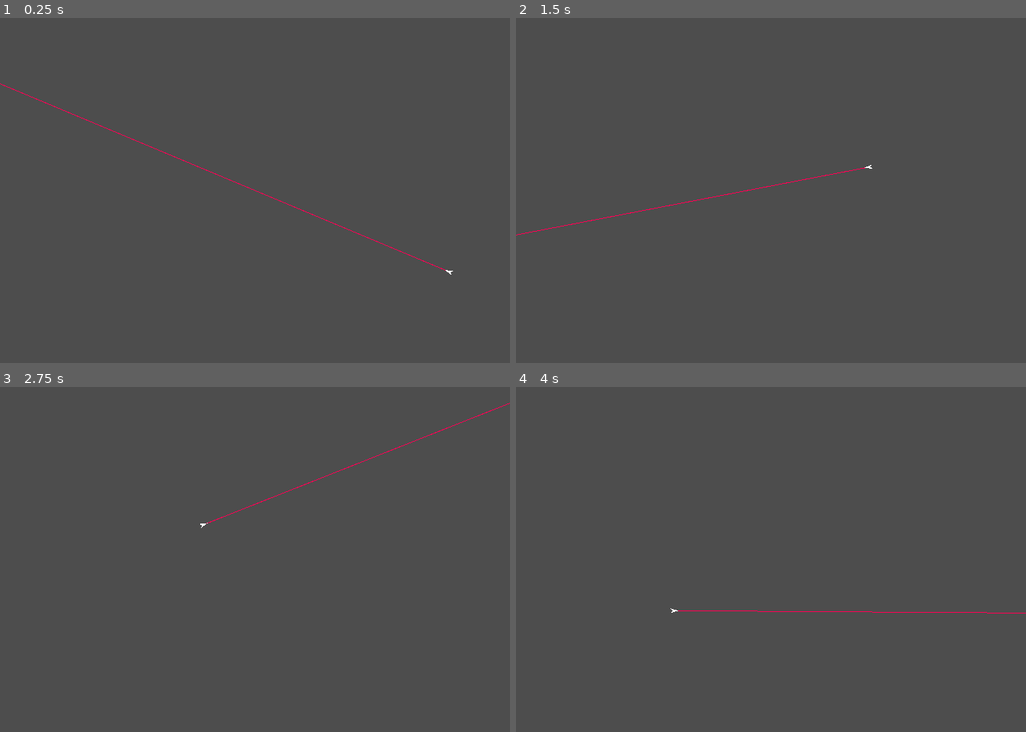
Above: before the commit, frames 1-4 (two rows, left to right).
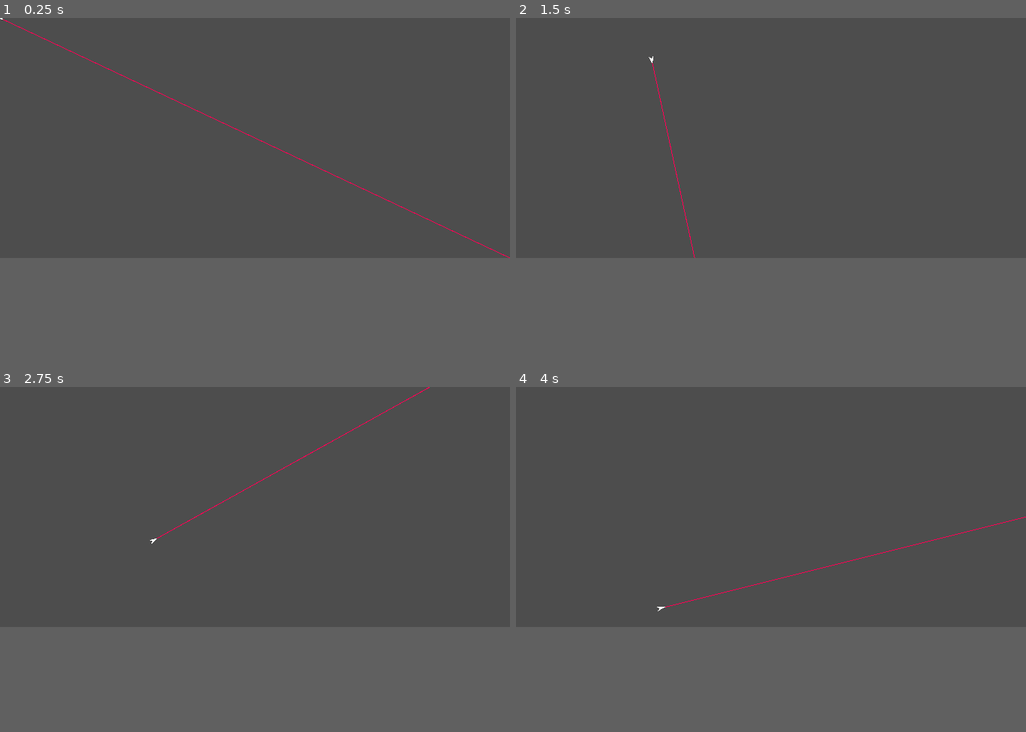
Above: after the commit, the same moments.

Repository: liaaliz/nebulosa
Game: Godot game, scene res://Player.tscn
Two runs of this game, one before a commit and one after it. Both use one fixed random seed, a clock stepped at 60 frames per second and the inputs below. The project has no main scene, so this scene is started directly.
Inputs (mouse positions are in pixels of both pictures, inside the frame that each line leads up to):
- Up to frame 1 (0.25 s): no input
- Up to frame 2 (1.5 s): tap Enter at 0.5 s; move the mouse to (883, 173) at 0.52 s; hold Space (boost) 0.53-1.28 s; move the mouse to (669, 207) at 1.27 s; click (669, 207) at 1.35 s
- Up to frame 3 (2.75 s): move the mouse to (306, 483) at 2.02 s; hold Space (boost) from 2.03 s (still down)
- Up to frame 4 (4 s): move the mouse to (745, 628) at 2.77 s; release Space (boost) at 2.78 s; click (745, 628) at 2.85 s; move the mouse to (924, 611) at 3.52 s; hold Space (boost) from 3.53 s (still down)
In our replay, the window is 680x460 before the commit and 680x320 after it. These sizes can differ from the game's own. Grey fills any space a smaller window leaves; there, only what the larger window draws over its background counts as a difference.

The runs differ from the first frame. In frame 1, 0.4% of the frame differs, in the area x 0-100%, y 0-75%; in frame 2, 0.3%; in frame 3, 0.3%; in frame 4, 0.3%.

Commit message:
feat add metaball shader
Now I only need to make a collision map(???) around the player (????)
and check for the pixels around it.

Diff:
--- a/nebula/nebula/Player.tscn
+++ b/nebula/nebula/Player.tscn
@@ -5,7 +5,6 @@
 [node name="Player" type="Node2D"]
 
 [node name="Body" type="CharacterBody2D" parent="."]
-position = Vector2(598, 338)
 motion_mode = 1
 slide_on_ceiling = false
 wall_min_slide_angle = 0.0
--- /dev/null
+++ b/nebula/nebula/World.tscn
@@ -0,0 +1,3 @@
+[gd_scene format=3 uid="uid://ds1cr1yfjt6b3"]
+
+[node name="World" type="Node2D"]
--- a/nebula/nebula/project.godot
+++ b/nebula/nebula/project.godot
@@ -17,7 +17,7 @@
 [display]
 
 window/size/viewport_width=680
-window/size/viewport_height=460
+window/size/viewport_height=320
 window/size/mode=3
 window/stretch/mode="viewport"
 window/stretch/scale_mode="integer"
